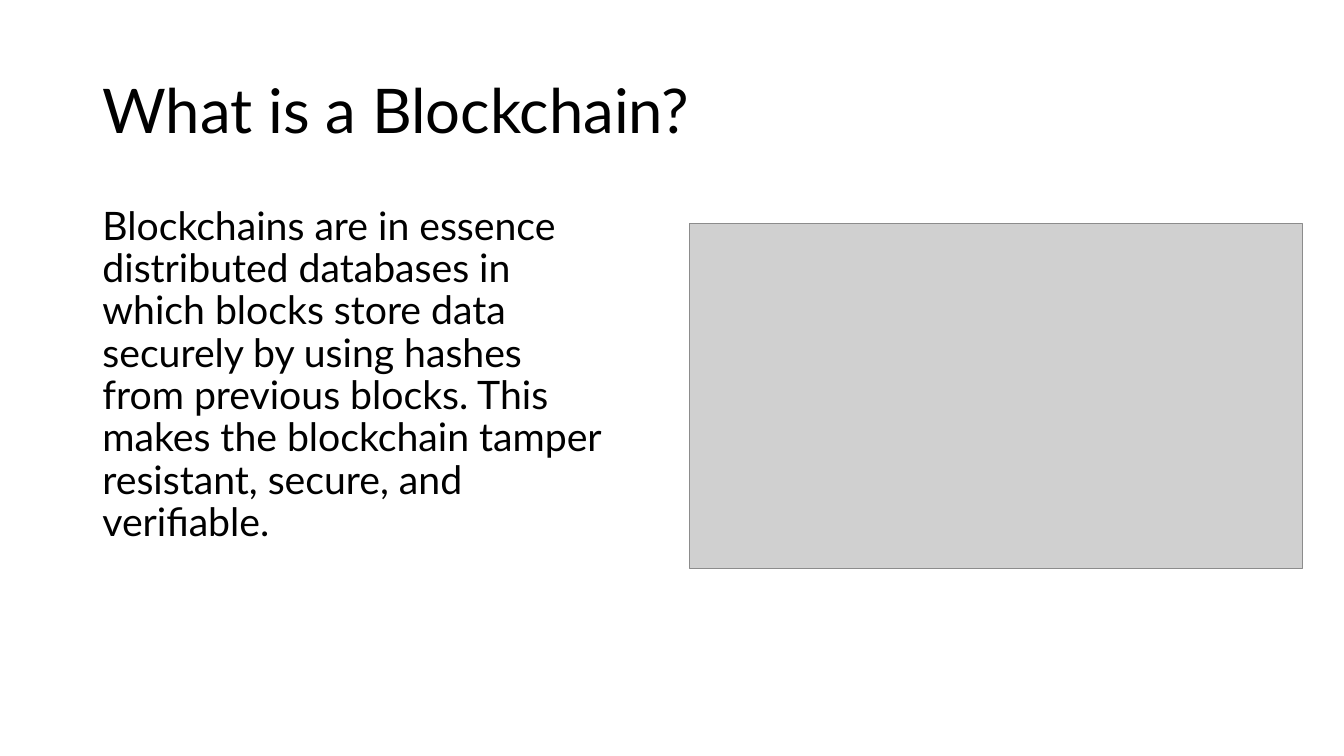
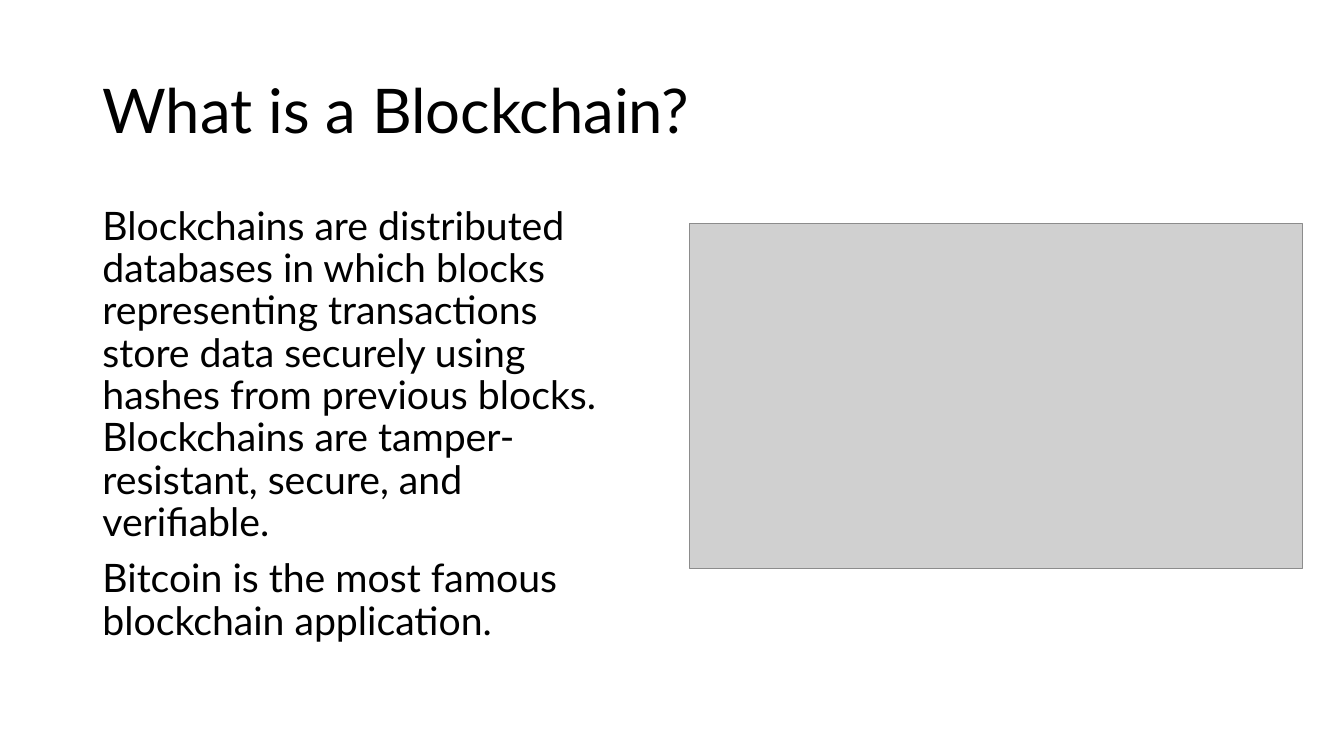
Before and after one commit to microsoft/AcademicContent, a slide deck: slide 2 of Workshop/19. Blockchain on Azure/Blockchain on Azure.pptx. Drawn at 1344x756 pixels with LibreOffice and Linux fonts; fonts in the diff are those of the drawing; grey boxes stand for pictures. Boxes give left, top, right and bottom in pixels: in the first picture for what was removed or moved away, otherwise in the second. Text is boxed around its words. In the diff, an @@ line names an element or a change of style, - is before the commit and + after.

Commit message:
Updated Blockchain slides

```diff
--- a/Workshop/19. Blockchain on Azure/Blockchain on Azure.pptx
+++ b/Workshop/19. Blockchain on Azure/Blockchain on Azure.pptx
@@ text at (102,211,596,642): text changed @@
-Blockchains are in essence distributed databases in which blocks store data securely by using hashes from previous blocks. This makes the blockchain tamper resistant, secure, and verifiable.
+Blockchains are distributed databases in which blocks representing transactions store data securely using hashes from previous blocks. Blockchains are tamper-resistant, secure, and verifiable.
+Bitcoin is the most famous blockchain application.
```
Also in this commit, not shown: 12 other slides changed.
